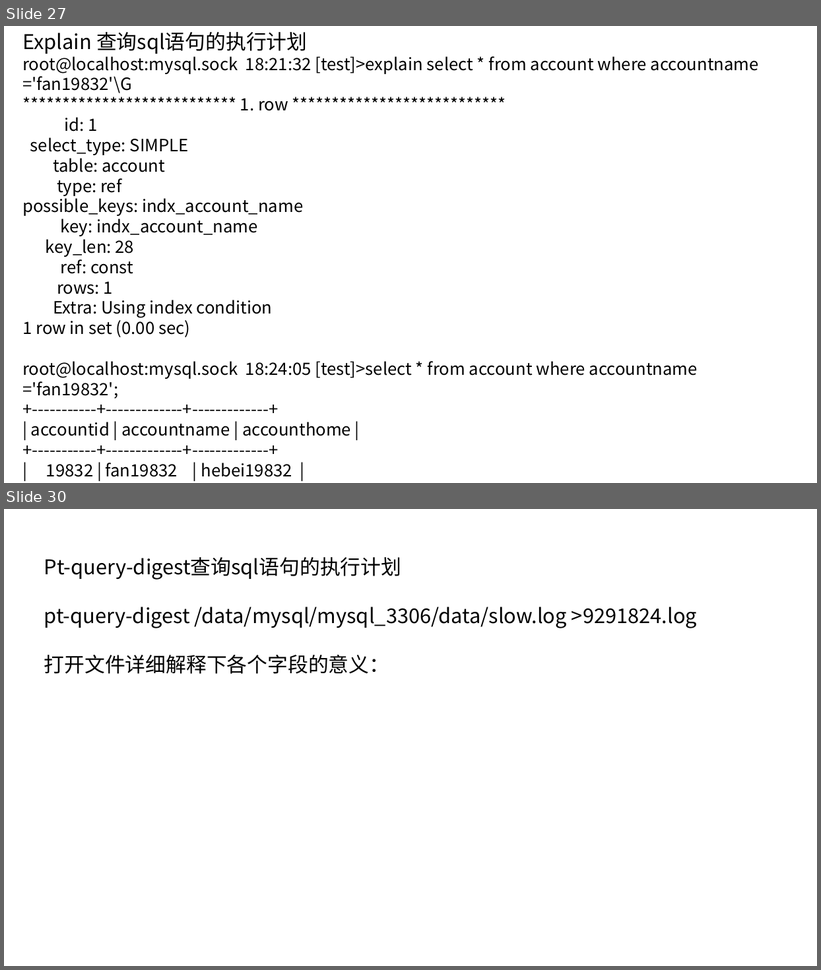
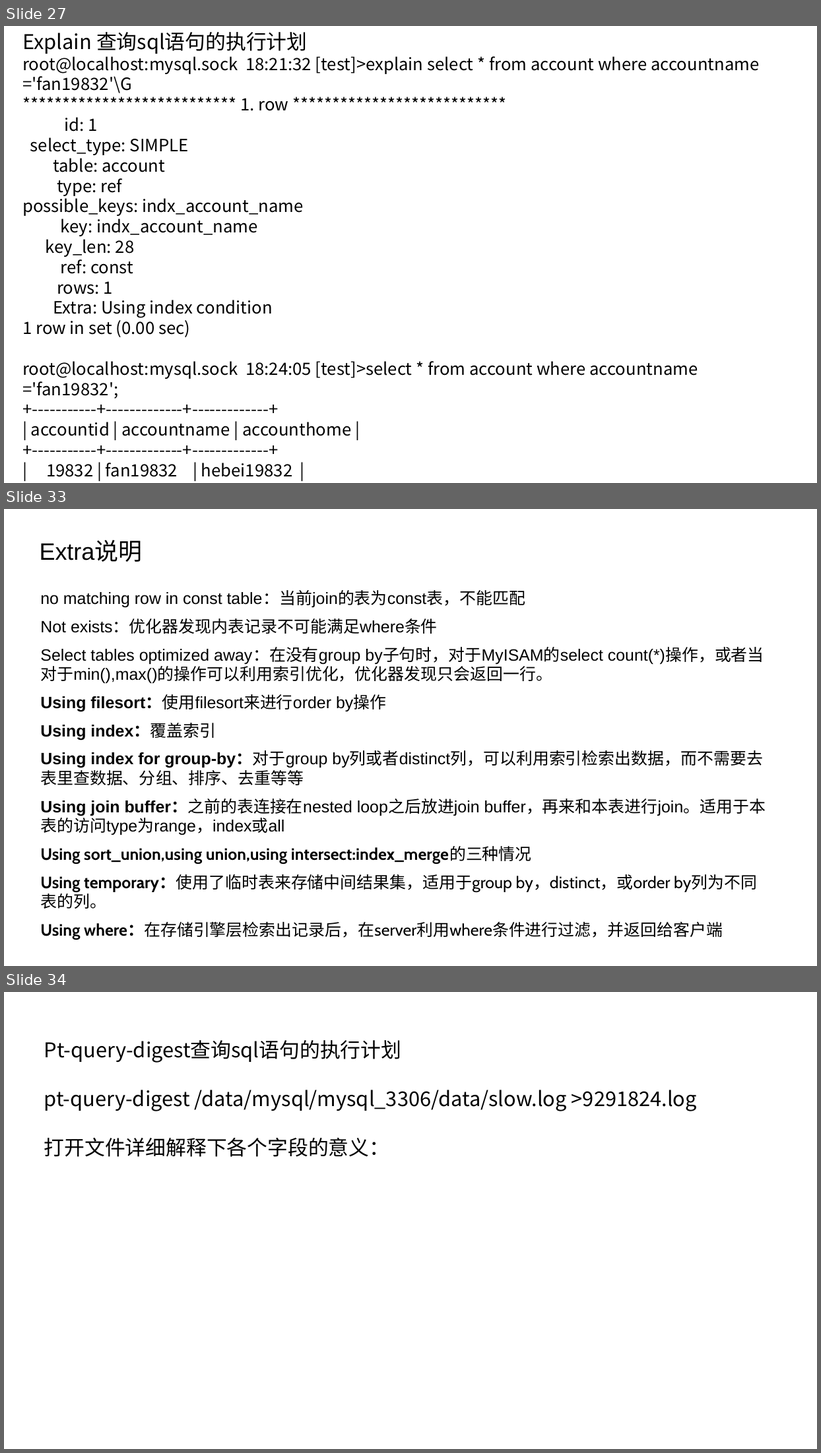
Before and after one commit to ronghuaihai/sharefiles, a slide deck: 数据库演示.pptx. Shown one above the other, each under a label of ours: slides 27 and 30 before the commit, slides 27, 33 and 34 after it; the slides between them are not shown. The pictures are 821x970 and 821x1453 pixels, drawn with LibreOffice and Linux fonts; fonts in the diff are those of the drawing; background and template pictures are left out. Boxes give left, top, right and bottom in pixels: in the first picture for what was removed or moved away, otherwise in the second. Text is boxed around its words. In the diff, an @@ line names an element or a change of style, - is before the commit and + after.

```diff
--- a/数据库演示.pptx
+++ b/数据库演示.pptx
@@ slide 33 added at (4,509,817,966), background picture (left out) @@
@@ text added at (40,541,143,562), 28 pt, text #000000 @@
+Extra说明
@@ text added at (40,591,766,939), 19.4 pt, text #000000 @@
+no matching row in const table：当前join的表为const表，不能匹配
+Not exists：优化器发现内表记录不可能满足where条件
+Select tables optimized away：在没有group by子句时，对于MyISAM的select count(*)操作，或者当对于min(),max()的操作可以利用索引优化，优化器发现只会返回一行。
+Using filesort：使用filesort来进行order by操作
+Using index：覆盖索引
+Using index for group-by：对于group by列或者distinct列，可以利用索引检索出数据，而不需要去表里查数据、分组、排序、去重等等
+Using join buffer：之前的表连接在nested loop之后放进join buffer，再来和本表进行join。适用于本表的访问type为range，index或all
+Using sort_union,using union,using intersect:index_merge的三种情况
+Using temporary：使用了临时表来存储中间结果集，适用于group by，distinct，或order by列为不同表的列。
+Using where：在存储引擎层检索出记录后，在server利用where条件进行过滤，并返回给客户端
@@ what was slide 30 is now slide 34 @@
```
Also in this commit, not shown: 4 slides changed, 3 other slides added.
